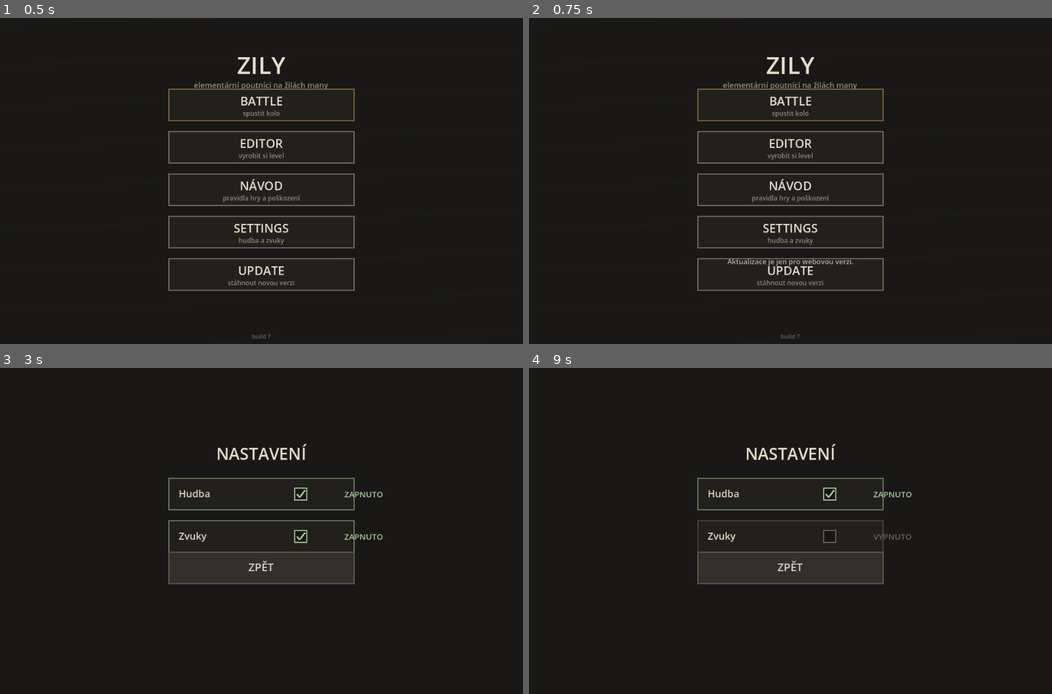
Above: before the commit, frames 1-4 (two rows, left to right).
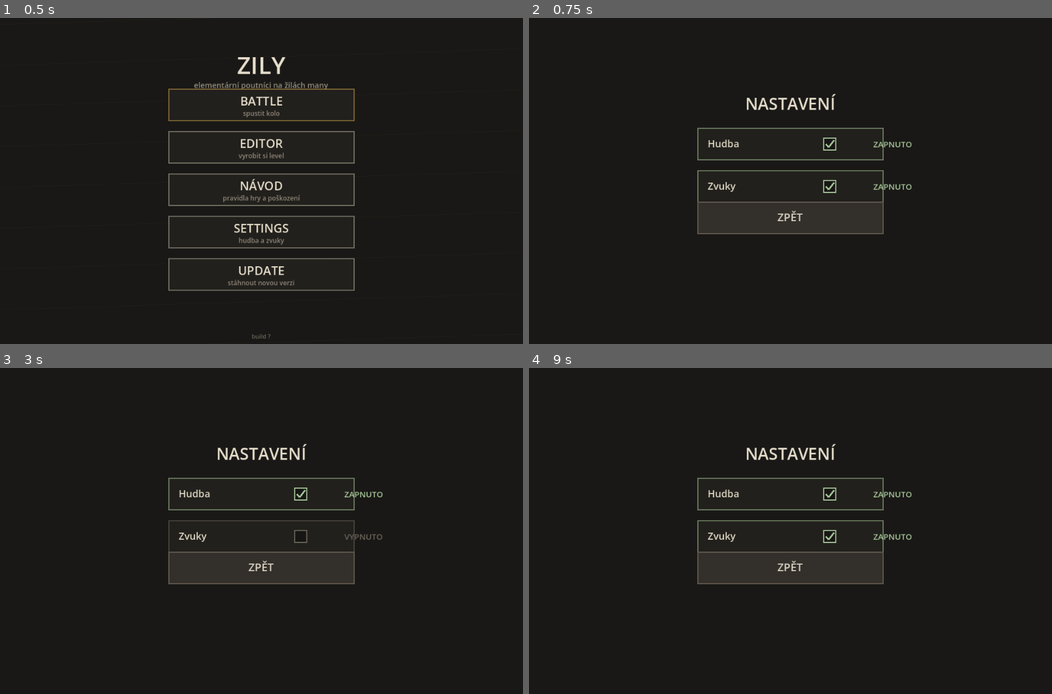
Above: after the commit, the same moments.

Repository: jankoznar94/dark-story
Game: Godot game, scene res://main.tscn
Same seed, same stepped clock (60 frames per second), same inputs: the game is played once before the commit and once after it.
Inputs (mouse positions are in pixels of both pictures, inside the frame that each line leads up to):
- Up to frame 1 (0.5 s): no input
- Up to frame 2 (0.75 s): tap Enter at 0.5 s; move the mouse to (764, 246) at 0.52 s; click (764, 246) at 0.67 s
- Up to frame 3 (3 s): tap Space at 1.25, 2.75 s; move the mouse to (418, 579) at 1.27 s; click (418, 579) at 1.42 s; tap Enter at 2 s; move the mouse to (104, 482) at 2.02 s; click (104, 482) at 2.17 s; move the mouse to (287, 531) at 2.77 s; click (287, 531) at 2.92 s
- Up to frame 4 (9 s): tap Enter at 3.5 s; move the mouse to (712, 449) at 3.52 s; click (712, 449) at 3.67 s; tap Space at 4.25 s; move the mouse to (905, 514) at 4.27 s; click (905, 514) at 4.42 s; move the mouse to (685, 547) at 5.02 s; click (685, 547) at 5.17 s; move the mouse to (842, 459) at 5.77 s; click (842, 459) at 5.92 s; move the mouse to (764, 596) at 6.52 s; click (764, 596) at 6.67 s; move the mouse to (947, 579) at 7.27 s; click (947, 579) at 7.42 s; move the mouse to (633, 482) at 8.02 s; click (633, 482) at 8.17 s; move the mouse to (816, 531) at 8.77 s; click (816, 531) at 8.92 s

Frame 1 is identical in both runs. In frame 2, 5.7% of the frame differs, in the area x 32-74%, y 12-99%; in frame 3, 0.3%; in frame 4, 0.3%.

Commit message:
Zily: tlacitka menu se vybiraji pres jmeno akce (EDITOR vedl na NAVOD) + test

Diff:
--- a/scripts/game_view.gd
+++ b/scripts/game_view.gd
@@ -300,14 +300,19 @@
 		if not r.has_point(pos):
 			continue
 		_click()
-		match i:
-			0:
+		# PRES JMENO AKCE, ne pres poradi. Poradi se muze zmenit (a zmenilo
+		# se - pribyl EDITOR) a klepnuti musi porad delat to, co je na
+		# tlacitku napsane.
+		match Menu.MENU_ACTIONS[i]:
+			"battle":
 				_start_battle()
-			1:
+			"editor":
+				_open_editor()
+			"guide":
 				menu.open_guide()
-			2:
+			"settings":
 				menu.open_settings()
-			3:
+			"update":
 				menu.request_update()
 		return
 
--- a/scripts/menu.gd
+++ b/scripts/menu.gd
@@ -19,11 +19,17 @@
 const TITLE := "ZILY"
 const SUBTITLE := "elementární poutníci na žilách many"
 
-# Poradi tlacitek v menu. Je tady, ne v kresleni - kdyby se kresleni a
-# vstup rozešly, klepnuti by delalo neco jineho, nez co je videt.
+# TLACITKA MENU JSOU JEDEN SEZNAM. Jmeno, podtitulek i AKCE jsou tady spolu
+# a ve stejnem poradi - kresleni i vstup z toho ctou. Driv to byly dva
+# seznamy (jmena v Menu, cisla v game_view) a stacilo pridat tlacitko
+# doprostred, aby EDITOR vedl na NAVOD: hrac klepl na "EDITOR" a otevrel se
+# navod, protoze se akce vybirala podle poradi, ne podle jmena.
 const MENU_ITEMS := ["BATTLE", "EDITOR", "NÁVOD", "SETTINGS", "UPDATE"]
 const MENU_SUBS := ["spustit kolo", "vyrobit si level", "pravidla hry a poškození",
 	"hudba a zvuky", "stáhnout novou verzi"]
+# Akce tlacitek. game_view je vyhodnocuje PRES JMENO, ne podle poradi -
+# takze prehozeni tlacitek v seznamu nikdy neprehodi, co ktery dela.
+const MENU_ACTIONS := ["battle", "editor", "guide", "settings", "update"]
 
 # Prepisuje se v _ready() podle toho, jestli hra bezi ve webovem exportu.
 var web: bool = false
--- a/tools/test_layout.gd
+++ b/tools/test_layout.gd
@@ -41,6 +41,7 @@
 func _init() -> void:
 	print("--- rozvrzeni na %d rozlisenich ---" % REAL_SCREENS.size())
 	var font: Font = ThemeDB.fallback_font
+	_test_menu_buttons_are_wired()
 	_test_board_has_no_furniture()
 	_test_guide_shape()
 	for spec in REAL_SCREENS:
@@ -78,6 +79,43 @@
 # text I CELE OVLADANI - pruh a SKIP. Kdyby se neco vratilo, poznalo by se to
 # jen okem na telefonu; tenhle test to vi z kodu. Cte se ZDROJAK, protoze
 # z hotove kresby se text zpetne neprecte.
+# KAZDE TLACITKO MENU MUSI BYT NAPOJENE NA SVOU AKCI. Klepnuti na "EDITOR"
+# musi otevrit editor - ne navod. Driv se akce vybirala podle PORADI tlacitka
+# a stacilo pridat tlacitko doprostred, aby se vsechno posunulo: Jan klepl na
+# EDITOR a otevrel se navod. Test cte ZDROJ a hlida, ze se akce vybira pres
+# Menu.MENU_ACTIONS a ze pro kazdou akci existuje vetev.
+func _test_menu_buttons_are_wired() -> void:
+	var src: String = _read("res://scripts/game_view.gd")
+	_ok(src.contains("Menu.MENU_ACTIONS"), "menu vybira akci pres Menu.MENU_ACTIONS")
+	_ok(not src.contains("match i:"), "a NIKOLI podle poradi tlacitka (match i)")
+	# kazda akce musi mit vetev a kazda vetev musi byt v seznamu
+	for a in Menu.MENU_ACTIONS:
+		_ok(src.contains('"%s":' % a), "akce \"%s\" ma vetev v obsluze klepnuti" % a)
+	# a seznamy musi byt stejne dlouhe - jinak by posledni tlacitko nemelo akci
+	_ok(Menu.MENU_ITEMS.size() == Menu.MENU_ACTIONS.size(),
+		"jmen je stejne jako akci (%d vs %d)" % [Menu.MENU_ITEMS.size(), Menu.MENU_ACTIONS.size()])
+	_ok(Menu.MENU_SUBS.size() == Menu.MENU_ACTIONS.size(),
+		"podtitulku je stejne jako akci (%d vs %d)" % [Menu.MENU_SUBS.size(), Menu.MENU_ACTIONS.size()])
+	_ok(Menu.MENU_ITEMS.size() == ScreenLayout.MENU_COUNT,
+		"tlacitek v rozvrzeni je stejne jako polozek menu (%d vs %d)" % [
+			ScreenLayout.MENU_COUNT, Menu.MENU_ITEMS.size()])
+	# a kazda akce musi nekam vest: kazda vetev musi mit aspon jeden prikaz
+	var act: int = src.find("Menu.MENU_ACTIONS[i]:")
+	_ok(act >= 0, "vetveni podle akce je v kodu")
+	if act >= 0:
+		var block: String = src.substr(act, 900)
+		for a in Menu.MENU_ACTIONS:
+			var at: int = block.find('"%s":' % a)
+			_ok(at >= 0, "vetev pro \"%s\" existuje" % a)
+			if at >= 0:
+				var rest: String = block.substr(at)
+				var lines: Array = rest.split("\n")
+				var body: String = ""
+				for k in range(1, mini(lines.size(), 4)):
+					body += String(lines[k])
+				_ok(body.strip_edges().length() > 0, "vetev \"%s\" neco dela" % a)
+
+
 func _test_board_has_no_furniture() -> void:
 	var src: String = _read("res://scripts/game_view.gd")
 	_ok(not src.is_empty(), "herni scena jde precist")
